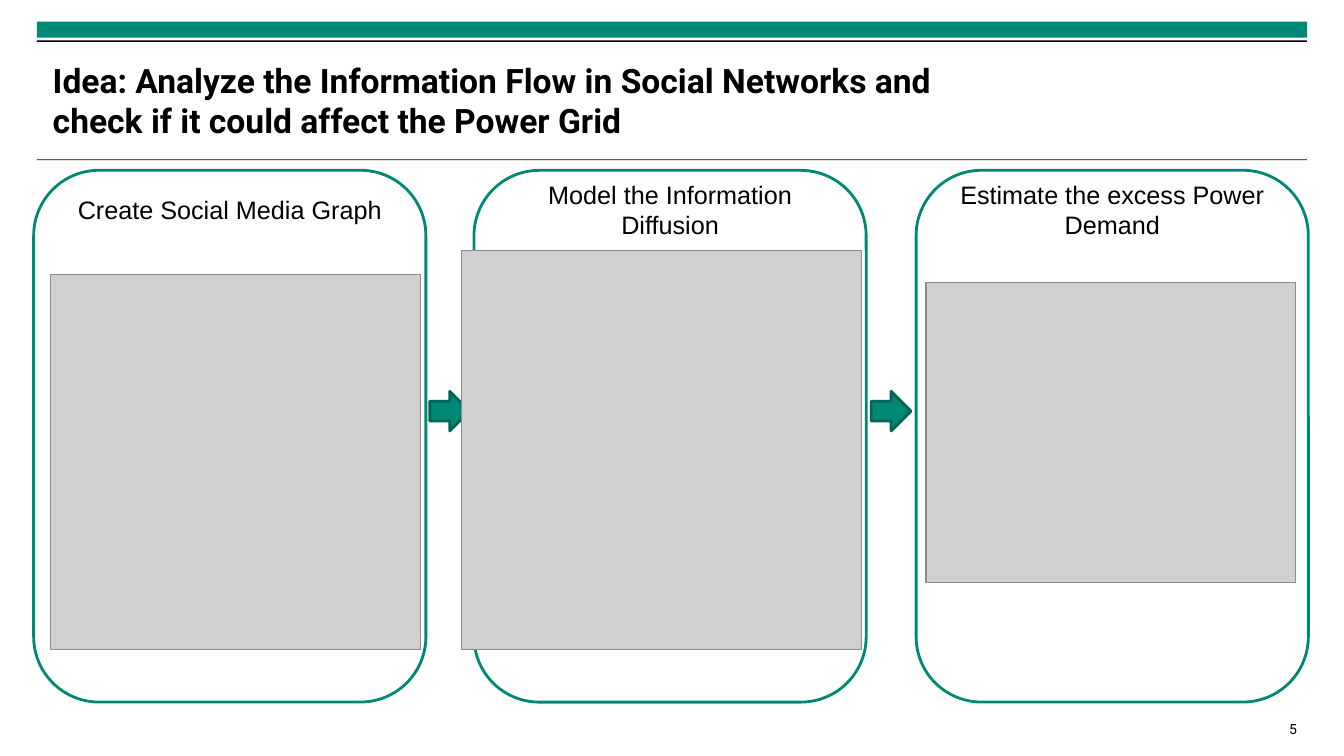
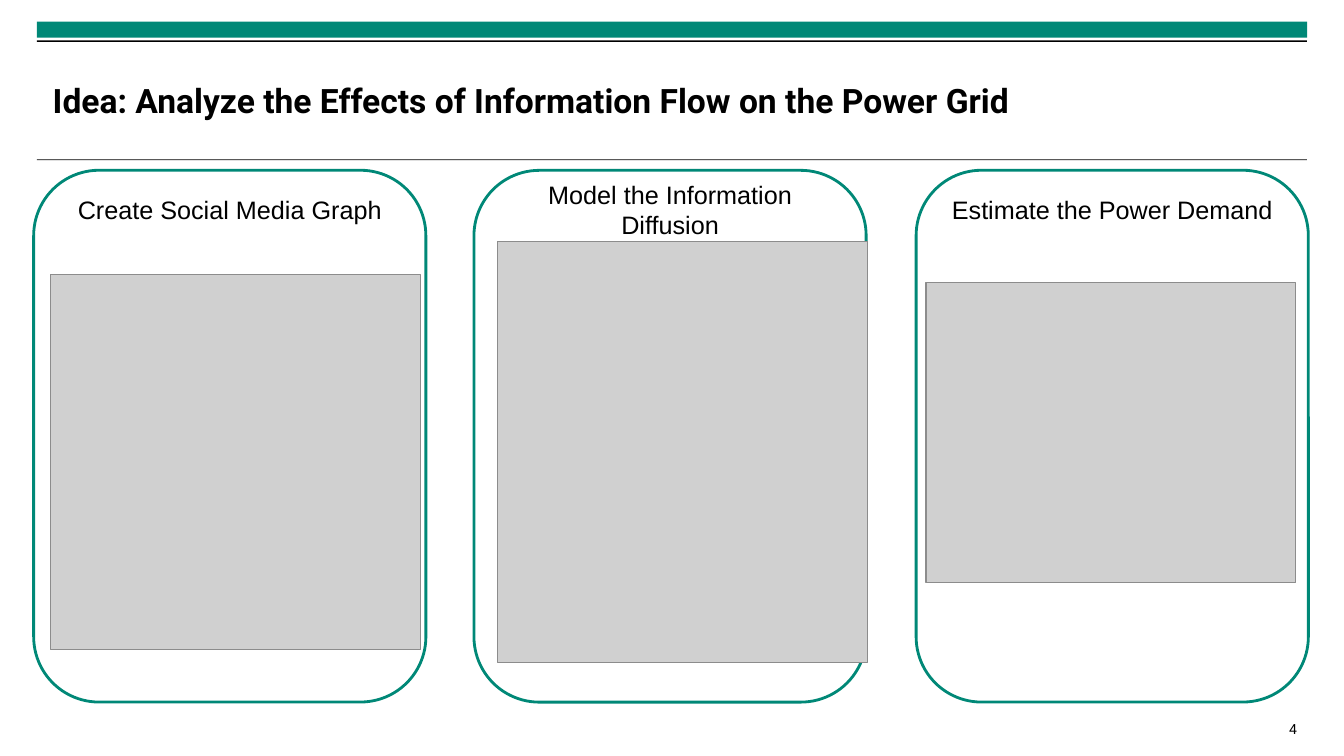
Before and after one commit to isabella-grieser/Modeling-and-Monitoring-Social-Media-Dynamics-to-predict-Electricity-Demand-Peaks, a slide deck: slide 4 of presentations/Finale Präsentation.pptx (slide 5 before the commit). Drawn at 1344x756 pixels with LibreOffice and Linux fonts; fonts in the diff are those of the drawing; grey boxes stand for pictures; background and template pictures are left out. Boxes give left, top, right and bottom in pixels: in the first picture for what was removed or moved away, otherwise in the second. Text is boxed around its words. In the diff, an @@ line names an element or a change of style, - is before the commit and + after.

```diff
--- a/presentations/Finale Präsentation.pptx
+++ b/presentations/Finale Präsentation.pptx
@@ title at (53,87,1009,120): text changed @@
-Idea: Analyze the Information Flow in Social Networks and check if it could affect the Power Grid
+Idea: Analyze the Effects of Information Flow on the Power Grid
@@ text in rounded rectangle at (952,200,1272,220): text changed @@
-Estimate the excess Power Demand
+Estimate the Power Demand
@@ picture: place and size @@
-picture at (462,250,862,649)
+picture at (497,242,867,663)
@@ right arrow removed at (431,391,470,431) @@
@@ right arrow removed at (871,391,910,431) @@
@@ page number at (1289,724,1297,734): text changed @@
-5
+4
```
Also in this commit, not shown: 7 other slides changed, 7 slides added, 1 slide removed, 21 other files.
